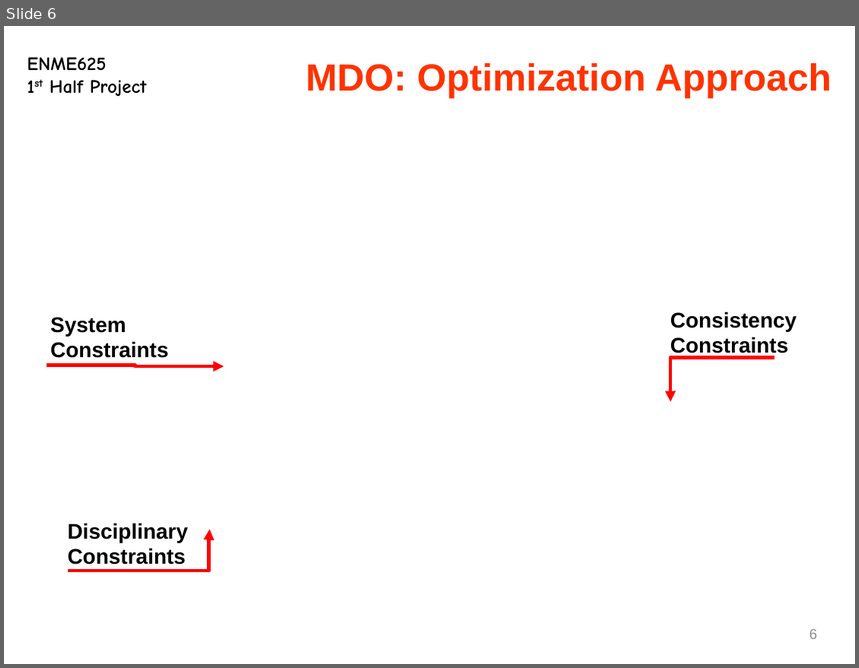
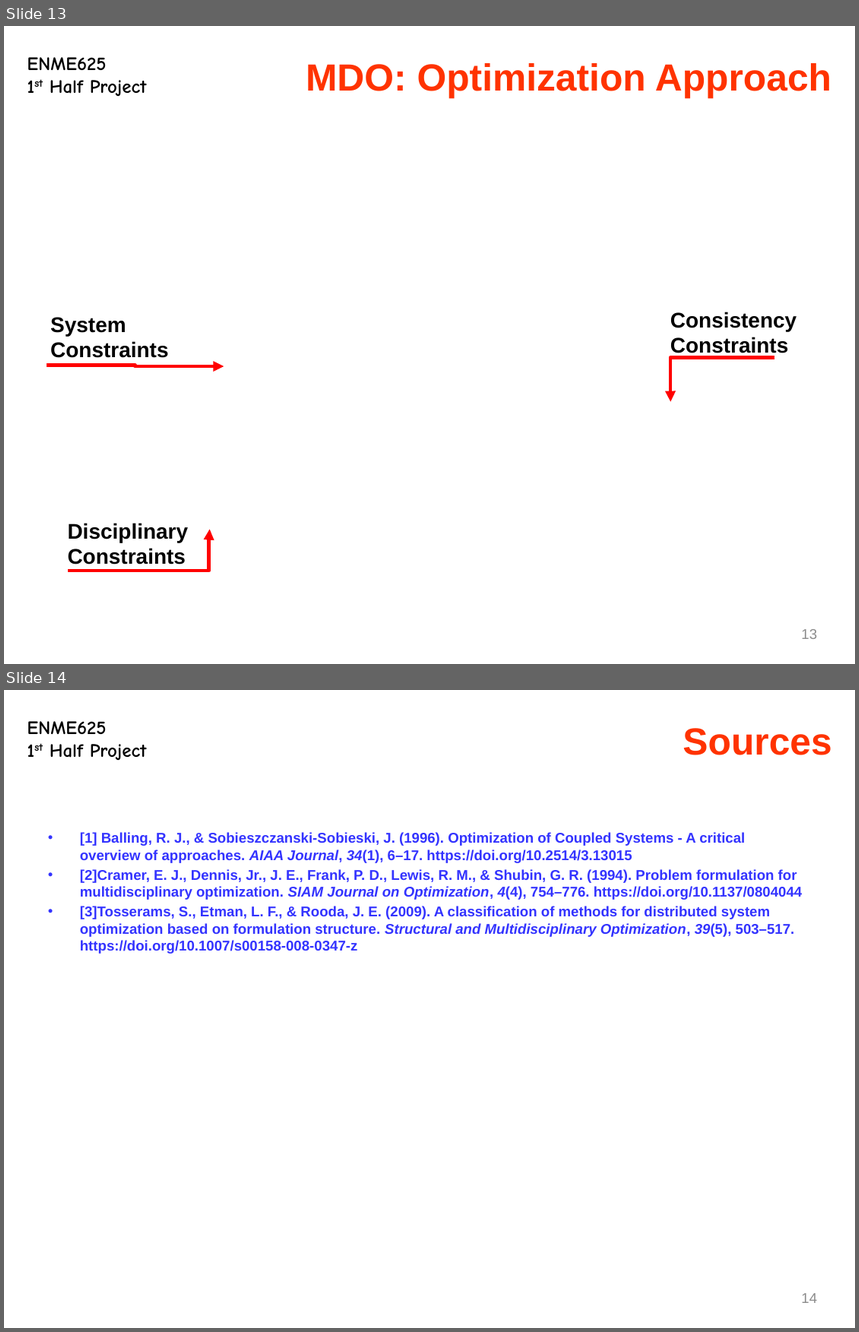
Before and after one commit to hqqen/eeby-deeby, a slide deck: class-work/optimization/project 1/slides.pptx. Shown one above the other, each under a label of ours: slide 6 before the commit, slides 13 and 14 after it. The pictures are 859x668 and 859x1332 pixels, drawn with LibreOffice and Linux fonts; fonts in the diff are those of the drawing; grey boxes stand for pictures. Boxes give left, top, right and bottom in pixels: in the first picture for what was removed or moved away, otherwise in the second. Text is boxed around its words. In the diff, an @@ line names an element or a change of style, - is before the commit and + after.

```diff
--- a/class-work/optimization/project 1/slides.pptx
+++ b/class-work/optimization/project 1/slides.pptx
@@ slide 14 added at [4, 690, 855, 1328], background #FFFFFF; not listed: 1 template element that a slide beside it also shows @@
@@ title added at [683, 728, 832, 755], 32 pt, text #FF3300, bold @@
+Sources
@@ text added at [80, 832, 802, 954], 12 pt, text #3333FF, bold @@
+• [1] Balling, R. J., & Sobieszczanski-Sobieski, J. (1996). Optimization of Coupled Systems - A critical overview of approaches. AIAA Journal, 34(1), 6–17. https://doi.org/10.2514/3.13015
+• [2]Cramer, E. J., Dennis, Jr., J. E., Frank, P. D., Lewis, R. M., & Shubin, G. R. (1994). Problem formulation for multidisciplinary optimization. SIAM Journal on Optimization, 4(4), 754–776. https://doi.org/10.1137/0804044
+• [3]Tosserams, S., Etman, L. F., & Rooda, J. E. (2009). A classification of methods for distributed system optimization based on formulation structure. Structural and Multidisciplinary Optimization, 39(5), 503–517. https://doi.org/10.1007/s00158-008-0347-z
@@ page number added at [801, 1293, 817, 1303], 12 pt, text #8C8C8C @@
+14
@@ what was slide 6 is now slide 13 @@
@@ page number at [801, 629, 817, 639]: text changed @@
-6
+13
```
Also in this commit, not shown: 2 slides changed, 8 other slides added, 1 slide removed.
